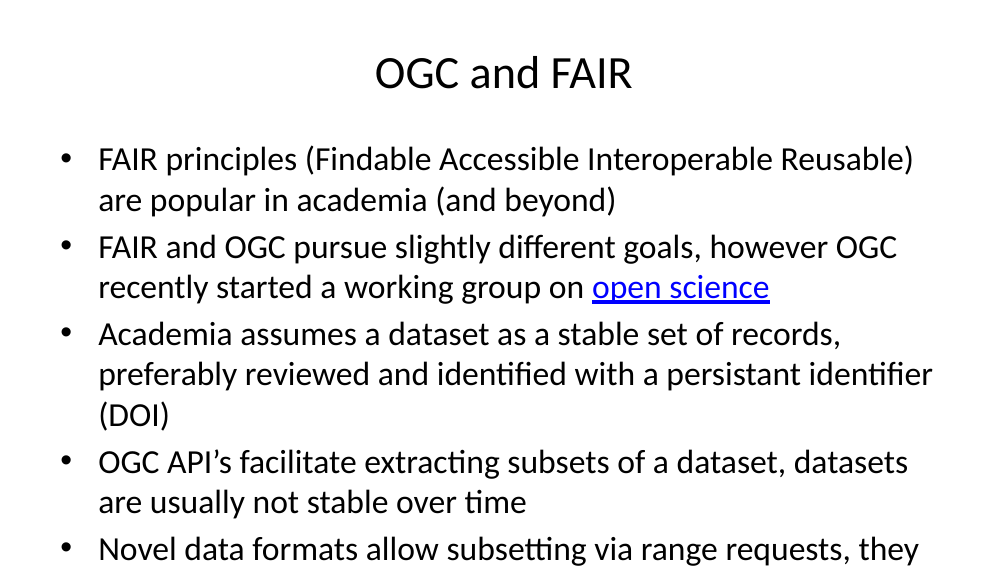
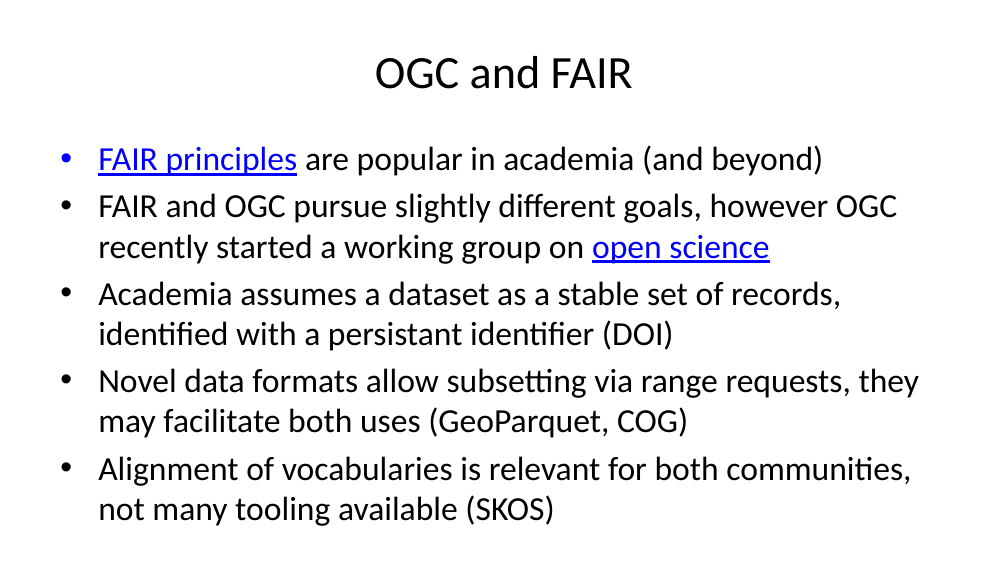
Before and after one commit to pvgenuchten/slides, a slide deck: slide 7 of slides/20250703-foss4gnl-opensource-at-isric.pptx. Drawn at 1008x567 pixels with LibreOffice and Linux fonts; fonts in the diff are those of the drawing. Boxes give left, top, right and bottom in pixels: in the first picture for what was removed or moved away, otherwise in the second. Text is boxed around its words. In the diff, an @@ line names an element or a change of style, - is before the commit and + after.

```diff
--- a/slides/20250703-foss4gnl-opensource-at-isric.pptx
+++ b/slides/20250703-foss4gnl-opensource-at-isric.pptx
@@ text at [98, 145, 823, 176]: text changed @@
-• FAIR principles (Findable Accessible Interoperable Reusable) are popular in academia (and beyond)
+• FAIR principles are popular in academia (and beyond)
@@ text at [98, 281, 841, 351]: text changed @@
-• Academia assumes a dataset as a stable set of records, preferably reviewed and identified with a persistant identifier (DOI)
-• OGC API’s facilitate extracting subsets of a dataset, datasets are usually not stable over time
+• Academia assumes a dataset as a stable set of records, identified with a persistant identifier (DOI)
```
Also in this commit, not shown: 10 other slides changed, 1 slide added, 2 slides removed, 8 other files.
